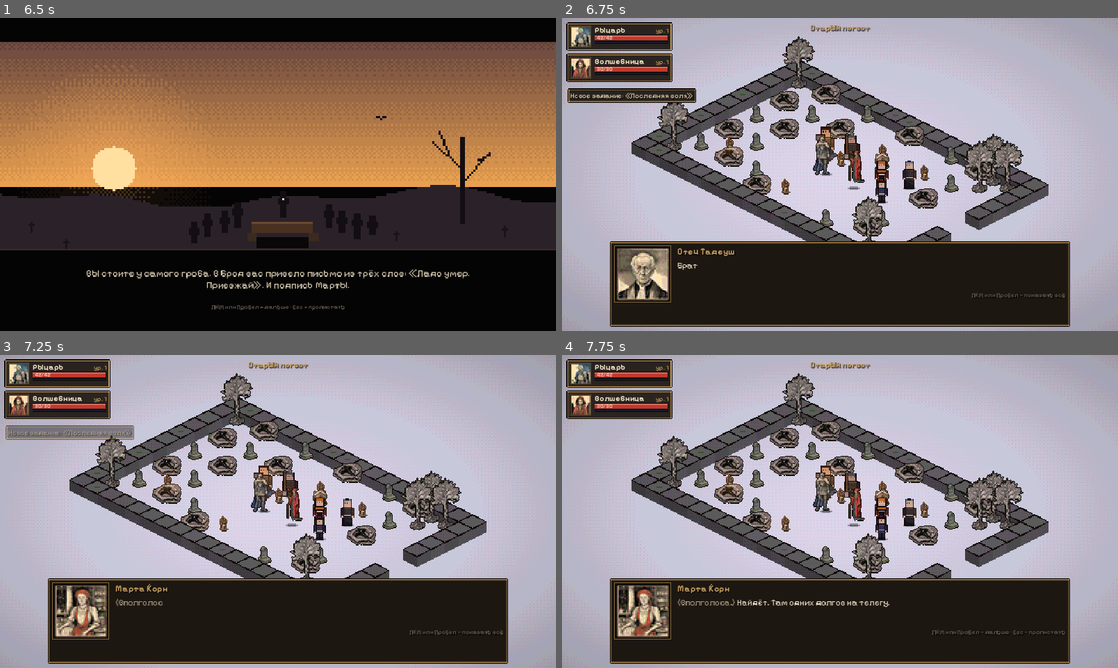
Above: before the commit, frames 1-4 (two rows, left to right).
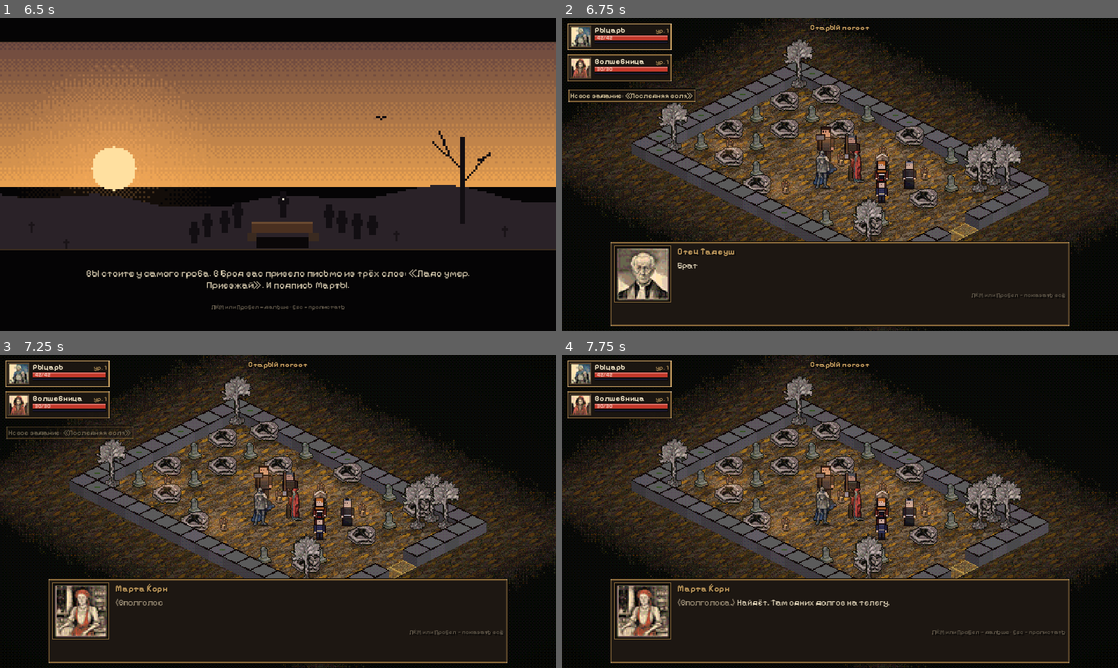
Above: after the commit, the same moments.

Repository: rsfbhdr143/rpg
Game: Godot game, scene res://scenes/title.tscn
Two runs of this game, one before a commit and one after it. Both use one fixed random seed, a clock stepped at 60 frames per second and the inputs below.
Inputs (mouse positions are in pixels of both pictures, inside the frame that each line leads up to):
- Up to frame 1 (6.5 s): click "Новая игра" at 0.5 s; click "Назад" at 1.25 s; click "Новая игра" at 2 s; click "В путь" at 2.75 s; tap Enter at 3.5, 5 s; drag from (278, 174) to (333, 105) at 3.52 s; tap Space at 4.25 s; drag from (278, 174) to (250, 237) at 4.27 s; move the mouse to (333, 105) at 5.02 s; hold D 5.03-5.75 s; tap Keypad Enter at 5.1 s; click (333, 105) at 5.17 s; drag from (250, 237) to (111, 127) at 5.77 s
- Up to frame 2 (6.75 s): move the mouse to (1006, 221) at 6.52 s; hold A from 6.53 s (still down); tap 9 at 6.6 s; click (1006, 221) at 6.67 s
- Up to frame 3 (7.25 s): keep holding A; tap Space at 6.77, 7.07 s
- Up to frame 4 (7.75 s): release A at 7.25 s; drag from (673, 464) to (756, 433) at 7.27 s

Frame 1 is identical in both runs. In frame 2, 58% of the frame differs, in the area x 0-100%, y 0-100%; in frame 3, 59%; in frame 4, 59%.

Commit message:
Третий прогон на ПК: шейдер земли, места героев, сообщения и советы
- ground.gdshader: логика клетки в map_color(), без return во fragment() (земля была белой)
- герои встают бок о бок по ряду экрана, спутник не прячется за лидером
- советы — строкой в журнале боя, сообщения уже и не больше трёх
- обводка у названия локации, «Ваш ход» и карточек; надписи над головами не налезают
- волк в портрете целиком, пустые способности — только при свободных очках

Co-Authored-By: Claude Opus 5.5 <noreply@anthropic.com>
Claude-Session: https://claude.ai/code/session_01R5FTterdKVTws7a6vcMaNU

Diff:
--- a/scripts/net/game_session.gd
+++ b/scripts/net/game_session.gd
@@ -462,13 +462,37 @@
 	for u in enemies + npcs:
 		if u.is_alive():
 			taken[u.cell] = true
+	var spots := _spawn_order(cells)
 	for i in heroes.size():
 		var h: Character = heroes[i]
 		var want := Vector2i(i, 0)
-		if not cells.is_empty():
-			want = _cell_of(cells[i % cells.size()])
+		if not spots.is_empty():
+			want = spots[i % spots.size()]
 		h.cell = _free_cell_near(want, taken)
 		taken[h.cell] = true
+
+
+## Точки появления по рядам экрана (в изометрии ряд — клетки с одинаковым x + y): сначала самый длинный
+## ряд слева направо, потом остальные, — первые герои встают бок о бок, а не друг за другом.
+func _spawn_order(cells: Array) -> Array:
+	var rows := {}
+	for c in cells:
+		var cell := _cell_of(c)
+		var key := cell.x + cell.y
+		if not rows.has(key):
+			rows[key] = []
+		(rows[key] as Array).append(cell)
+	var keys: Array = []
+	for k in rows:
+		keys.append([(rows[k] as Array).size() * 1000 + int(k), k])   # длинный ряд, при равенстве — ближний
+	keys.sort_custom(func(a, b): return int(a[0]) > int(b[0]))
+	var out: Array = []
+	for kk in keys:
+		var k: Variant = kk[1]
+		var row: Array = rows[k]
+		row.sort_custom(func(a, b): return a.x - a.y < b.x - b.y)
+		out.append_array(row)
+	return out
 
 
 func _free_cell_near(c: Vector2i, taken: Dictionary) -> Vector2i:
@@ -1018,9 +1042,9 @@
 			var score := float(SurfaceGrid.distance(cell, dest)) * 10.0
 			if sx == 0:
 				score += 30.0 if sy < 0 else 12.0
+			elif sx == 1 and sy < 0:
+				score += 6.0             # наискосок за спиной — наполовину спрятан
 			score -= float(mini(sx, 2)) * 2.0   # чем дальше вбок, тем лучше видно обоих
-			if path.size() >= 2 and cell == path[-2]:
-				score -= 4.0             # шаг назад по пути — естественно, если он не прячет спутника
 			if score < best_score:
 				best_score = score
 				best = cell
--- a/scripts/ui/char_sheet.gd
+++ b/scripts/ui/char_sheet.gd
@@ -168,8 +168,8 @@
 	for ab in GameData.abilities:
 		var def := GameData.ability(str(ab))
 		var rank := h.ability_rank(str(ab))
-		if rank == 0 and not editable:
-			continue
+		if rank == 0 and (not editable or h.unspent_ability_points <= 0):
+			continue   # пустые способности — только когда есть очки, чтобы колонка влезала
 		var cost := Progression.ability_cost(rank + 1)
 		var col := UiTheme.TEXT if rank > 0 else UiTheme.TEXT_DIM
 		_row(v, "%s  %d" % [def.get("name", ab), rank], col, "+", editable and Progression.can_raise_ability(h, str(ab)),
--- a/scripts/ui/game_screen.gd
+++ b/scripts/ui/game_screen.gd
@@ -317,18 +317,19 @@
 			return 1.2
 		"xp":
 			var amount := int(e.get("amount", 0))
-			if uid != "" and world.unit_node(uid) != null:
-				world.float_text(world.unit_pos(uid) + Vector2(0, -50), "+%d опыта" % amount, Color("a8b4ff"), 8)
+			# опыт получает вся партия разом: одна надпись над первым героем и одно сообщение
 			if int(_xp_toast.get(amount, -9999)) < Time.get_ticks_msec() - 800:
 				_xp_toast[amount] = Time.get_ticks_msec()
 				hud.toast("Опыт +%d" % amount, Color("a8b4ff"), 2.0)
+				if uid != "" and world.unit_node(uid) != null:
+					world.float_text(world.unit_pos(uid) + Vector2(0, -50), "+%d опыта" % amount, Color("a8b4ff"), 8)
 			return 0.0
 		"level_up":
 			world.level_up_fx(uid)
 			GameAudio.stinger("level_up")
 			var u := session.unit_by_uid(uid)
 			if u != null:
-				hud.toast("%s: уровень %d! Очки — в листе героя (C)" % [u.display_name, int(e.get("level", u.level))], UiTheme.GOLD, 4.5)
+				hud.toast("%s: уровень %d · очки в листе героя (C)" % [u.display_name, int(e.get("level", u.level))], UiTheme.GOLD, 4.5)
 			return 0.4
 		"quest":
 			var qn := str(GameData.quest(str(e.get("quest", ""))).get("name", e.get("quest", "")))
--- a/scripts/ui/hud.gd
+++ b/scripts/ui/hud.gd
@@ -5,6 +5,7 @@
 ## Только показывает состояние и передаёт нажатия в GameScreen (screen), сам ничего не решает.
 
 const FRAME_SIZE := Vector2(244, 66)
+const TOAST_W := 290.0   # шире сообщения переносятся, чтобы не залезать на середину экрана
 const SLOT := 46.0
 
 var screen: Node                    # GameScreen
@@ -24,8 +25,6 @@
 var sub_banner: Label
 var card_title: Label
 var card_text: Label
-var tip_panel: PanelContainer
-var tip_label: Label
 var tooltip: PanelContainer
 var tooltip_label: RichTextLabel
 var help_panel: PanelContainer
@@ -34,6 +33,7 @@
 var _quest_key := ""
 var _log_size := -1
 var _tips: Array = []
+var _tip := ""          # совет, который сейчас показан последней строкой журнала боя
 var _tip_t := 0.0
 var _banner_tween: Tween
 var _card_tween: Tween
@@ -68,6 +68,7 @@
 	location_label = UiTheme.label("", 18, UiTheme.GOLD, "bold")
 	location_label.horizontal_alignment = HORIZONTAL_ALIGNMENT_CENTER
 	UiTheme.place(location_label, Control.PRESET_CENTER_TOP, Vector2(-200, 10), Vector2(400, 24))
+	UiTheme.outline(location_label)
 	add_child(location_label)
 	turn_bar = TurnBar.new()
 	turn_bar.hud = self
@@ -141,7 +142,7 @@
 func _build_messages() -> void:
 	toast_box = UiTheme.vbox(4)
 	# сообщения — слева под портретами отряда, чтобы не закрывать середину карты
-	UiTheme.place(toast_box, Control.PRESET_TOP_LEFT, Vector2(12, 160), Vector2(420, 10))
+	UiTheme.place(toast_box, Control.PRESET_TOP_LEFT, Vector2(12, 160), Vector2(310, 10))
 	toast_box.alignment = BoxContainer.ALIGNMENT_BEGIN
 	toast_box.mouse_filter = Control.MOUSE_FILTER_IGNORE
 	add_child(toast_box)
@@ -151,11 +152,13 @@
 	banner.add_theme_constant_override("shadow_offset_x", 4)
 	banner.add_theme_constant_override("shadow_offset_y", 4)
 	banner.modulate.a = 0.0
+	UiTheme.outline(banner)
 	add_child(banner)
 	sub_banner = UiTheme.label("", 20, UiTheme.TEXT, "bold")
 	sub_banner.horizontal_alignment = HORIZONTAL_ALIGNMENT_CENTER
 	UiTheme.place(sub_banner, Control.PRESET_CENTER_TOP, Vector2(-400, 90), Vector2(800, 30))
 	sub_banner.modulate.a = 0.0
+	UiTheme.outline(sub_banner)
 	add_child(sub_banner)
 	card_title = UiTheme.label("", 24, Color("f0dcae"), "title")
 	card_title.horizontal_alignment = HORIZONTAL_ALIGNMENT_CENTER
@@ -163,26 +166,16 @@
 	card_title.add_theme_constant_override("shadow_offset_x", 3)
 	card_title.add_theme_constant_override("shadow_offset_y", 3)
 	card_title.modulate.a = 0.0
+	UiTheme.outline(card_title)
 	add_child(card_title)
 	card_text = UiTheme.label("", 20, UiTheme.TEXT)
 	card_text.horizontal_alignment = HORIZONTAL_ALIGNMENT_CENTER
 	card_text.autowrap_mode = TextServer.AUTOWRAP_WORD_SMART
-	UiTheme.place(card_text, Control.PRESET_CENTER_TOP, Vector2(-380, 200), Vector2(760, 60))
+	UiTheme.place(card_text, Control.PRESET_CENTER_TOP, Vector2(-300, 200), Vector2(600, 60))
 	card_text.grow_vertical = Control.GROW_DIRECTION_END
 	card_text.modulate.a = 0.0
+	UiTheme.outline(card_text)
 	add_child(card_text)
-	tip_panel = UiTheme.panel(Vector2(340, 0))
-	UiTheme.place(tip_panel, Control.PRESET_BOTTOM_RIGHT, Vector2(-350, -110), Vector2(340, 0))
-	tip_panel.mouse_filter = Control.MOUSE_FILTER_IGNORE
-	tip_panel.visible = false
-	add_child(tip_panel)
-	var tv := UiTheme.vbox(2)
-	tip_panel.add_child(tv)
-	tv.add_child(UiTheme.label("Совет", 16, UiTheme.GOLD, "bold"))
-	tip_label = UiTheme.label("", 16, UiTheme.TEXT)
-	tip_label.autowrap_mode = TextServer.AUTOWRAP_WORD_SMART
-	tip_label.custom_minimum_size = Vector2(320, 0)
-	tv.add_child(tip_label)
 
 
 func _build_tooltip() -> void:
@@ -248,22 +241,13 @@
 	log_panel.visible = not dlg
 	toast_box.offset_top = party_box.position.y + party_box.size.y + 14.0
 	toast_box.offset_bottom = toast_box.offset_top + 10.0
-	if dlg:
-		# окно разговора внизу во всю ширину: совет подождёт
-		if tip_panel.visible:
-			_tips.push_front(tip_label.text)
-			tip_label.text = ""
-			tip_panel.visible = false
-			_tip_t = 0.0
-	elif _tips.size() > 0 or tip_panel.visible:
+	# советы показываются последней строкой журнала боя (отдельное окно закрывало карту)
+	if not dlg and (not _tips.is_empty() or _tip != ""):
 		_tip_t -= get_process_delta_time()
 		if _tip_t <= 0.0:
-			if _tips.is_empty():
-				tip_panel.visible = false
-			else:
-				tip_label.text = str(_tips.pop_front())
-				tip_panel.visible = true
-				_tip_t = 9.0
+			_tip = str(_tips.pop_front()) if not _tips.is_empty() else ""
+			_tip_t = 12.0
+			_log_size = -1
 
 
 func _refresh_party(s: GameSession) -> void:
@@ -323,6 +307,8 @@
 	for i in lines.size():
 		var line := str(lines[i]).replace("[", "(").replace("]", ")")
 		out.append(line if i >= lines.size() - 3 else "[color=#8a7e6a]%s[/color]" % line)
+	if _tip != "":
+		out.append("[color=#e8c870]Совет: %s[/color]" % _tip.replace("[", "(").replace("]", ")"))
 	log_label.text = "\n".join(out)
 
 
@@ -337,10 +323,14 @@
 	p.add_theme_stylebox_override("panel", UiTheme.frame(Color("15110e"), UiTheme.GOLD_DIM, UiTheme.INK, Color("221a14"), 0.9, 3))
 	p.mouse_filter = Control.MOUSE_FILTER_IGNORE
 	p.size_flags_horizontal = Control.SIZE_SHRINK_BEGIN
+	p.self_modulate.a = 0.9
 	var l := UiTheme.label(text, 16, color)
+	if UiTheme.font("body").get_string_size(text, HORIZONTAL_ALIGNMENT_LEFT, -1, 16).x > TOAST_W:
+		l.autowrap_mode = TextServer.AUTOWRAP_WORD_SMART
+		l.custom_minimum_size = Vector2(TOAST_W, 0)
 	p.add_child(l)
 	toast_box.add_child(p)
-	if toast_box.get_child_count() > 4:
+	if toast_box.get_child_count() > 3:
 		toast_box.get_child(0).queue_free()
 	var tw := p.create_tween()
 	p.modulate.a = 0.0
@@ -388,9 +378,9 @@
 
 
 func add_tip(text: String) -> void:
-	if not _tips.has(text) and tip_label.text != text:
+	if not _tips.has(text) and _tip != text:
 		_tips.append(text)
-		if not tip_panel.visible:
+		if _tip == "":
 			_tip_t = 0.0
 
 
--- a/scripts/ui/pixel_art.gd
+++ b/scripts/ui/pixel_art.gd
@@ -275,9 +275,9 @@
 	var s := floorf(side / 24.0) if side >= 48.0 else side / 24.0
 	var ghost := Color(1, 1, 1, 1)
 	if lk.has("beast"):
-		# зверь крупно: голова и грудь по центру
-		var kb := s * 1.5
-		_draw_beast(ci, lk, rect.get_center() - Vector2(9.0, -14.0) * kb, 1, t, kb, ghost)
+		# зверь целиком: силуэт читается лучше, чем морда крупным планом
+		var kb := side / 28.0
+		_draw_beast(ci, lk, rect.get_center() + Vector2(0.0, 11.0 * kb), 1, t, kb, ghost)
 		return
 	var o := rect.position + Vector2(rect.size.x * 0.5, 35.0 * s)
 	_draw_humanoid(ci, lk, o, 1, t, s, ghost)
--- a/scripts/ui/ui_theme.gd
+++ b/scripts/ui/ui_theme.gd
@@ -325,6 +325,12 @@
 		else (Control.GROW_DIRECTION_BEGIN if is_equal_approx(ay, 1.0) else Control.GROW_DIRECTION_END)
 
 
+## Тёмная обводка букв: надпись читается поверх карты без подложки.
+static func outline(l: Label, size := 6) -> void:
+	l.add_theme_constant_override("outline_size", size)
+	l.add_theme_color_override("font_outline_color", Color(0.03, 0.02, 0.02, 0.92))
+
+
 ## Окно по центру родителя размером size (если содержимое больше — растёт в обе стороны).
 static func center(c: Control, size: Vector2) -> void:
 	place(c, Control.PRESET_CENTER, -size * 0.5, size)
--- a/scripts/ui/world_view.gd
+++ b/scripts/ui/world_view.gd
@@ -511,11 +511,16 @@
 
 
 func float_text(p: Vector2, text: String, col: Color, size := 8) -> void:
-	# свежие надписи рядом не накладываются: новая встаёт выше
-	for f in floaters:
-		var fp: Vector2 = f["pos"]
-		if float(f["t"]) < 0.4 and absf(fp.x - p.x) < 56.0 and absf(fp.y - p.y) < 9.0:
-			p.y = fp.y - 10.0
+	# свежие надписи рядом не накладываются: новая встаёт выше, пока не найдёт свободное место
+	for _i in 8:
+		var moved := false
+		for f in floaters:
+			var fp: Vector2 = f["pos"] + Vector2(0, -18.0 * float(f["t"]) / float(f["dur"]))
+			if float(f["t"]) < 0.6 and absf(fp.x - p.x) < 60.0 and absf(fp.y - p.y) < 10.0:
+				p.y = fp.y - 11.0
+				moved = true
+		if not moved:
+			break
 	floaters.append({"pos": p, "text": text, "col": col, "t": 0.0, "dur": 1.1, "size": size})
 
 
--- a/shaders/ground.gdshader
+++ b/shaders/ground.gdshader
@@ -88,25 +88,9 @@
 	return c;
 }
 
-void fragment() {
-	vec2 p = floor(world) + 0.5;
-	vec2 g = vec2((p.x / 16.0 + p.y / 8.0) * 0.5, (p.y / 8.0 - p.x / 16.0) * 0.5);
-	ivec2 c = ivec2(floor(g));
-	float t = floor(TIME * 8.0) / 8.0;
-	float d = bayer4(p);
-	if (c.x < 0 || c.y < 0 || c.x >= grid_size.x || c.y >= grid_size.y) {
-		// за краем карты: пол темнеет и растворяется в цвете фона
-		vec2 out_d = max(-g, g - vec2(grid_size));
-		float k = clamp(max(out_d.x, out_d.y) / 6.0, 0.0, 1.0);
-		float n0 = noise(p / 27.0 + vec2(0.5, 0.2)) * 0.6 + noise(p / 90.0) * 0.4;
-		vec3 oc = n0 + (d - 0.5) * 0.2 > 0.5 ? floor_b.rgb : floor_dark.rgb;
-		if (use_floor_tex) oc = texture(floor_tex, g / floor_tex_cells).rgb;
-		oc *= 0.62 - 0.22 * k;
-		if (hash(vec2(floor(p.x), floor(p.y * 0.5))) > 0.985) oc = floor_dark.rgb * 0.7;
-		if (k * 1.1 + (d - 0.5) * 0.5 + (n0 - 0.5) * 0.4 > 0.7) oc = outer_color.rgb;
-		COLOR = vec4(oc, 1.0);
-		return;
-	}
+// Клетка внутри карты: пол, поверхности, выход и подсветка боя.
+// (Отдельной функцией: return во fragment() Godot не компилирует.)
+vec3 map_color(vec2 p, vec2 g, ivec2 c, float d) {
 	// неровные края пятен: клетка берётся со смещением по шуму
 	vec2 wob = vec2(noise(p / 61.0), noise(p / 61.0 + vec2(0.37, 0.71))) - 0.5;
 	ivec2 cw = ivec2(floor(g + wob * 0.62));
@@ -177,5 +161,26 @@
 		// клетка под курсором: светлая рамка через пиксель с тёмной, видна на любом полу
 		col = d < 0.5 ? hover_color.rgb : vec3(0.06, 0.05, 0.04);
 	}
-	COLOR = vec4(col, 1.0);
+	return col;
 }
+
+void fragment() {
+	vec2 p = floor(world) + 0.5;
+	vec2 g = vec2((p.x / 16.0 + p.y / 8.0) * 0.5, (p.y / 8.0 - p.x / 16.0) * 0.5);
+	ivec2 c = ivec2(floor(g));
+	float d = bayer4(p);
+	if (c.x < 0 || c.y < 0 || c.x >= grid_size.x || c.y >= grid_size.y) {
+		// за краем карты: пол темнеет и растворяется в цвете фона
+		vec2 out_d = max(-g, g - vec2(grid_size));
+		float k = clamp(max(out_d.x, out_d.y) / 6.0, 0.0, 1.0);
+		float n0 = noise(p / 27.0 + vec2(0.5, 0.2)) * 0.6 + noise(p / 90.0) * 0.4;
+		vec3 oc = n0 + (d - 0.5) * 0.2 > 0.5 ? floor_b.rgb : floor_dark.rgb;
+		if (use_floor_tex) oc = texture(floor_tex, g / floor_tex_cells).rgb;
+		oc *= 0.62 - 0.22 * k;
+		if (hash(vec2(floor(p.x), floor(p.y * 0.5))) > 0.985) oc = floor_dark.rgb * 0.7;
+		if (k * 1.1 + (d - 0.5) * 0.5 + (n0 - 0.5) * 0.4 > 0.7) oc = outer_color.rgb;
+		COLOR = vec4(oc, 1.0);
+	} else {
+		COLOR = vec4(map_color(p, g, c, d), 1.0);
+	}
+}
